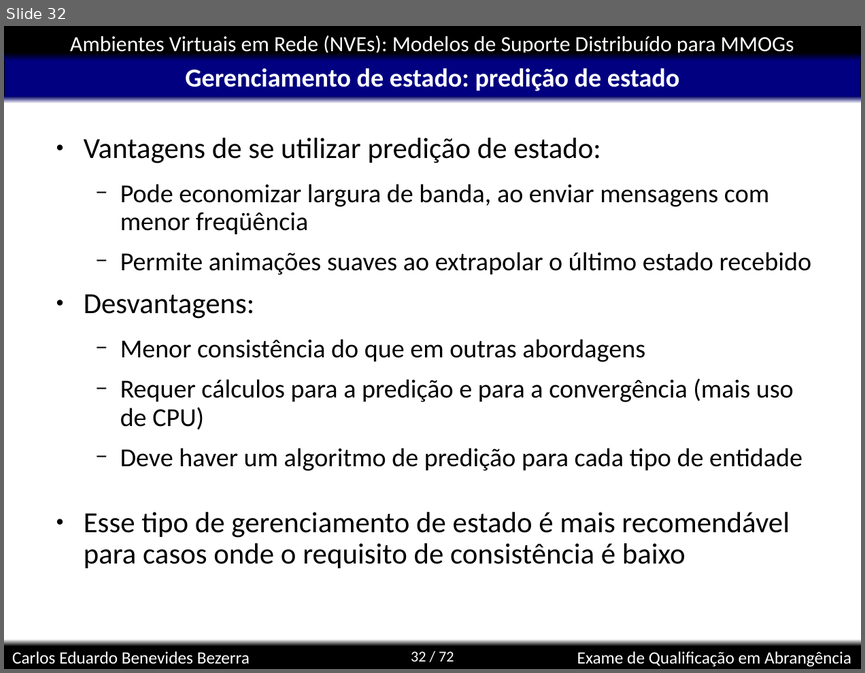
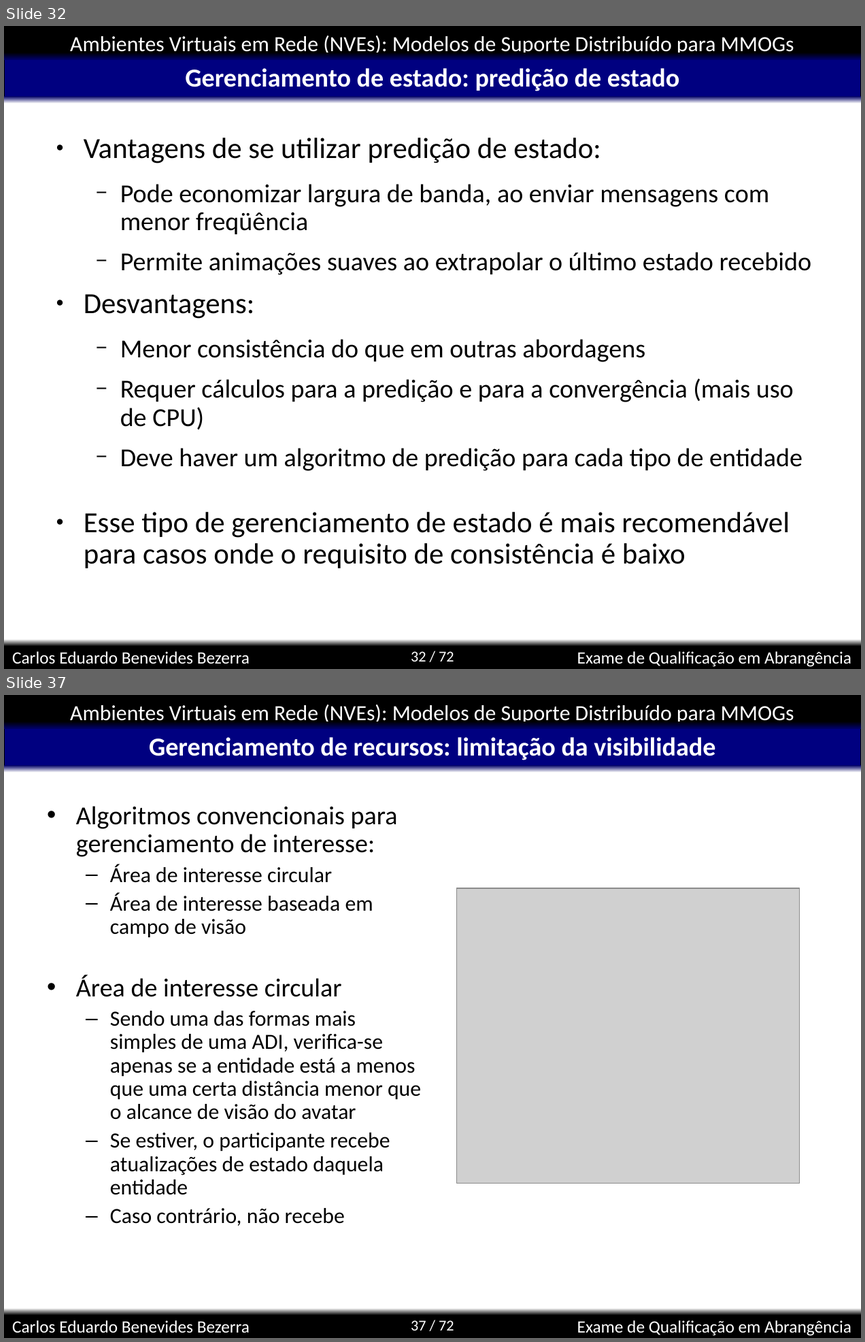
Before and after one commit to kdubezerra/kdubezerra, a slide deck: disciplinas/cmp600/app.ppt. Shown one above the other, each under a label of ours: slide 32 before the commit, slides 32 and 37 after it; the slides between them are not shown. The pictures are 865x673 and 865x1342 pixels, drawn with LibreOffice and Linux fonts; fonts in the diff are those of the drawing; grey boxes stand for pictures; background and template pictures are left out. Boxes give left, top, right and bottom in pixels: in the first picture for what was removed or moved away, otherwise in the second. Text is boxed around its words. In the diff, an @@ line names an element or a change of style, - is before the commit and + after.

```diff
--- a/disciplinas/cmp600/app.ppt
+++ b/disciplinas/cmp600/app.ppt
@@ slide 37 added at <box>4,695,861,1338</box>, background #FFFFFF; not listed: 8 template elements that a slide beside it also shows @@
@@ title added at <box>149,737,715,760</box>, 24 pt, text #FFFFFF, bold @@
+Gerenciamento de recursos: limitação da visibilidade
@@ text added at <box>76,806,421,1225</box>, 20 pt, text #000000 @@
+• Algoritmos convencionais para gerenciamento de interesse:
+  – Área de interesse circular
+  – Área de interesse baseada em campo de visão
+• Área de interesse circular
+  – Sendo uma das formas mais simples de uma ADI, verifica-se apenas se a entidade está a menos que uma certa distância menor que o alcance de visão do avatar
+  – Se estiver, o participante recebe atualizações de estado daquela entidade
+  – Caso contrário, não recebe
@@ picture added at <box>458,888,800,1183</box> @@
```
Also in this commit, not shown: 2 slides changed, 6 other slides added, 1 slide removed.
